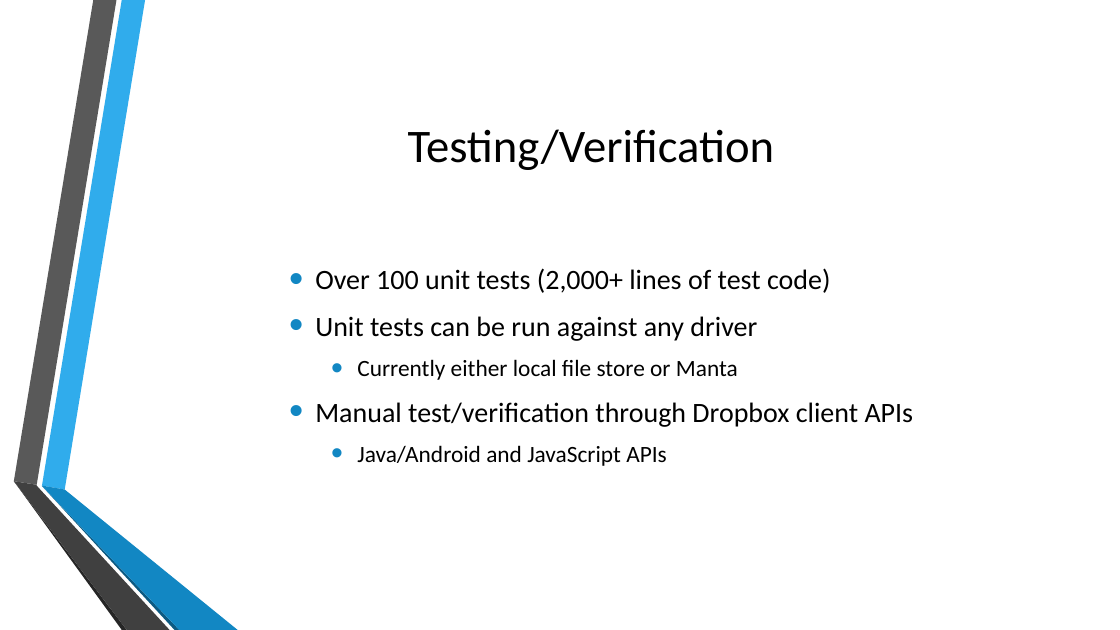
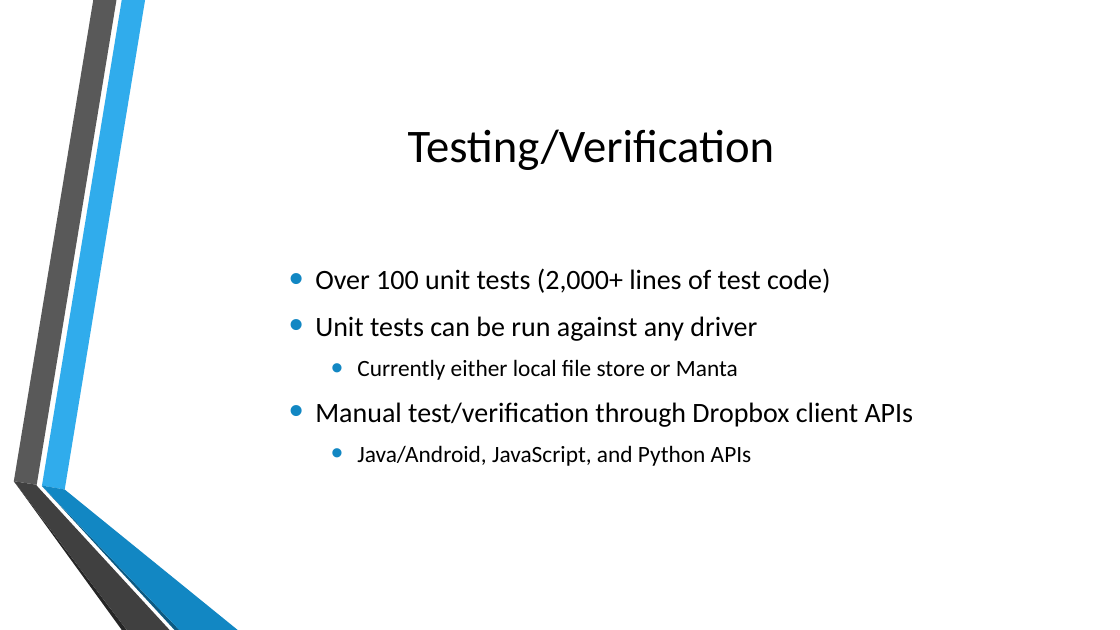
Before and after one commit to SynchroLabs/CloudStash, a slide deck: slide 14 of docs/CloudStash.pptx (slide 13 before the commit). Drawn at 1120x630 pixels with LibreOffice and Linux fonts; fonts in the diff are those of the drawing; background and template pictures are left out. Boxes give left, top, right and bottom in pixels: in the first picture for what was removed or moved away, otherwise in the second. Text is boxed around its words. In the diff, an @@ line names an element or a change of style, - is before the commit and + after.

```diff
--- a/docs/CloudStash.pptx
+++ b/docs/CloudStash.pptx
@@ text at [357,445,752,466]: text changed @@
-  • Java/Android and JavaScript APIs
+  • Java/Android, JavaScript, and Python APIs
```
Also in this commit, not shown: 1 slide added.
